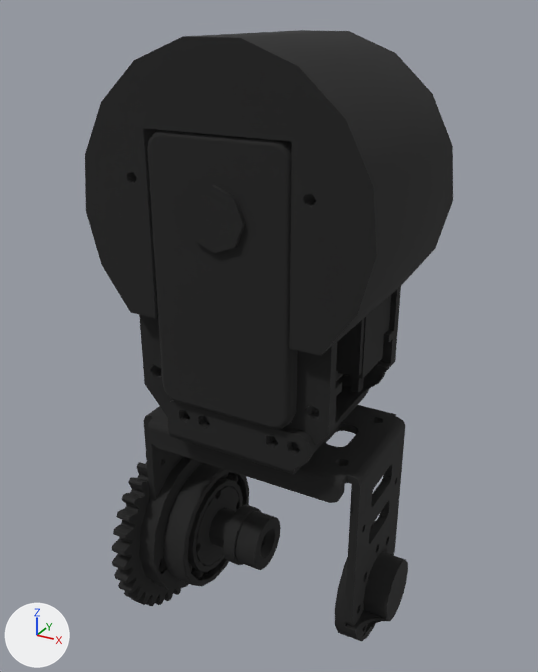
Two versions of the COLLADA model meshes/elbow_yaw.dae, one commit apart.
Before and after are seen from a 50 mm lens placed at (0.076, -0.1072, 0.0998), pointed at (0.0157, 0.0023, 0.045). Every picture has the same lights, and +X, +Y and +Z are marked at lower left. Vertices at the same position are counted once.

Objects in the first picture: 'ElbowYaw'.
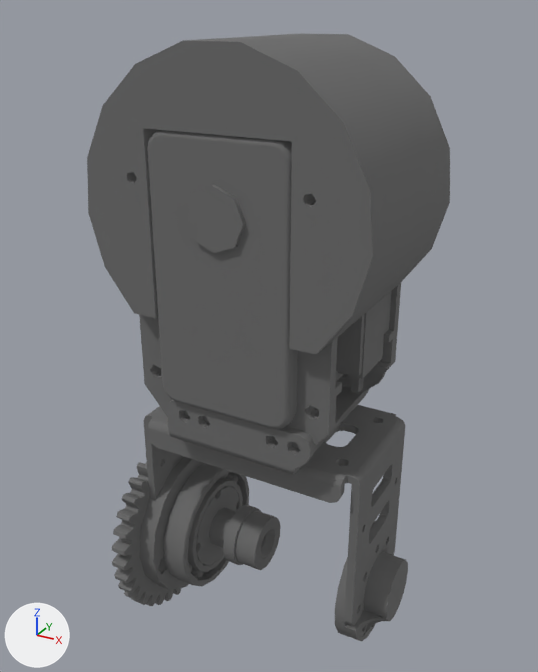
Where the change shows, as pixel boxes (x1, y1, x2, y2) in the pictures (538 x 672 px; the box of a moved part takes in the faces that stretch with it):
'ElbowYaw', recoloured, surface changed, reshaped (black to grey): before (85, 30, 453, 642); after (87, 33, 450, 642)
part 1 of me_cyton_gamma300, moved or reshaped: before (112, 507, 281, 606); after (112, 463, 281, 604)
part 2 of me_cyton_gamma300, moved or reshaped: before (85, 30, 453, 356); after (87, 33, 450, 354)

The change, as a diff of the scene's bpy script:
```diff
--- a/meshes/elbow_yaw.dae.py
+++ b/meshes/elbow_yaw.dae.py
@@ mat_mymaterial @@
 mat_mymaterial = principled_material('mymaterial')
-mat_mymaterial.base_color = (0.01, 0.01, 0.01)  # black #191919
+mat_mymaterial.base_color = (0.133, 0.133, 0.133)  # dark grey #666666
 mat_mymaterial.roughness = 0.9
+mat_mymaterial.emission_color = (0.01, 0.01, 0.01)  # black #191919
+mat_mymaterial.emission_strength = 1.0
@@ me_cyton_gamma300 @@
 # used by ob_elbowyaw; location = (0.0, 0.0, 0.0)
-me_cyton_gamma300.from_pydata(...)  # 10143 vertices, 20693 faces; spans x -0.009..0.0445, y -0.0201..0.0201, z -0.0201..0.0964
+me_cyton_gamma300.from_pydata(...)  # 10177 vertices, 20756 faces; spans x -0.009..0.0445, y -0.0201..0.0201, z -0.0201..0.0959
+# me_cyton_gamma300 part 1: 29 vertices moved within x -0.0071..-0.007, y -0.0201..0.0198, z -0.0201..0.0198; 105 vertices removed from x 0.0105..0.0168, y -0.0054..0.0055, z -0.0055..0.0055; 129 vertices added at x -0.007..0.0168, y -0.0201..0.0197, z -0.0201..0.019
+# me_cyton_gamma300 part 2: 36 vertices moved from x -0.0069..0.0429, y -0.0178..0.0178, z 0.0538..0.0964 to x -0.0064..0.0424, y -0.0178..0.0178, z 0.0538..0.0959; 32 vertices removed from x -0.0069..0.0429, y -0.0178..0.0178, z 0.0538..0.0964; 36 vertices added at x -0.0064..0.0424, y -0.0178..0.0178, z 0.0538..0.0959
 me_cyton_gamma300.materials.append(mat_mymaterial)
```
